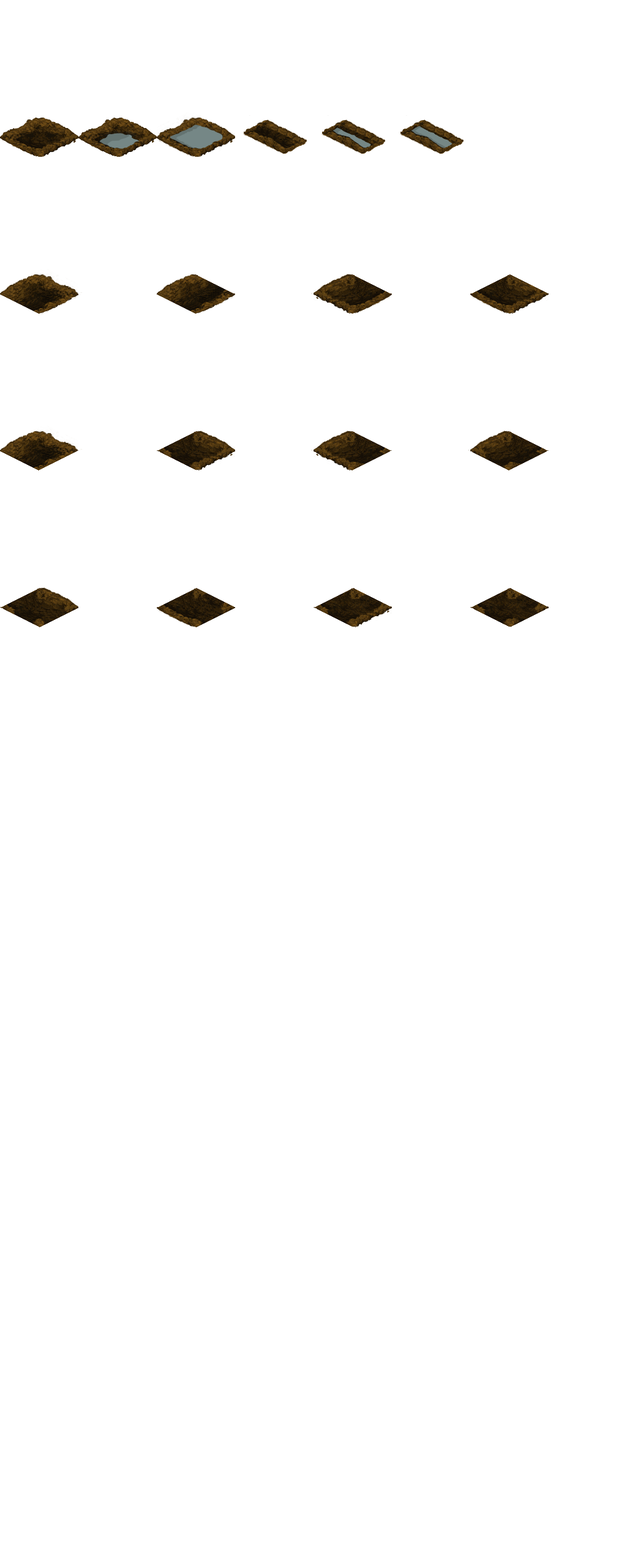
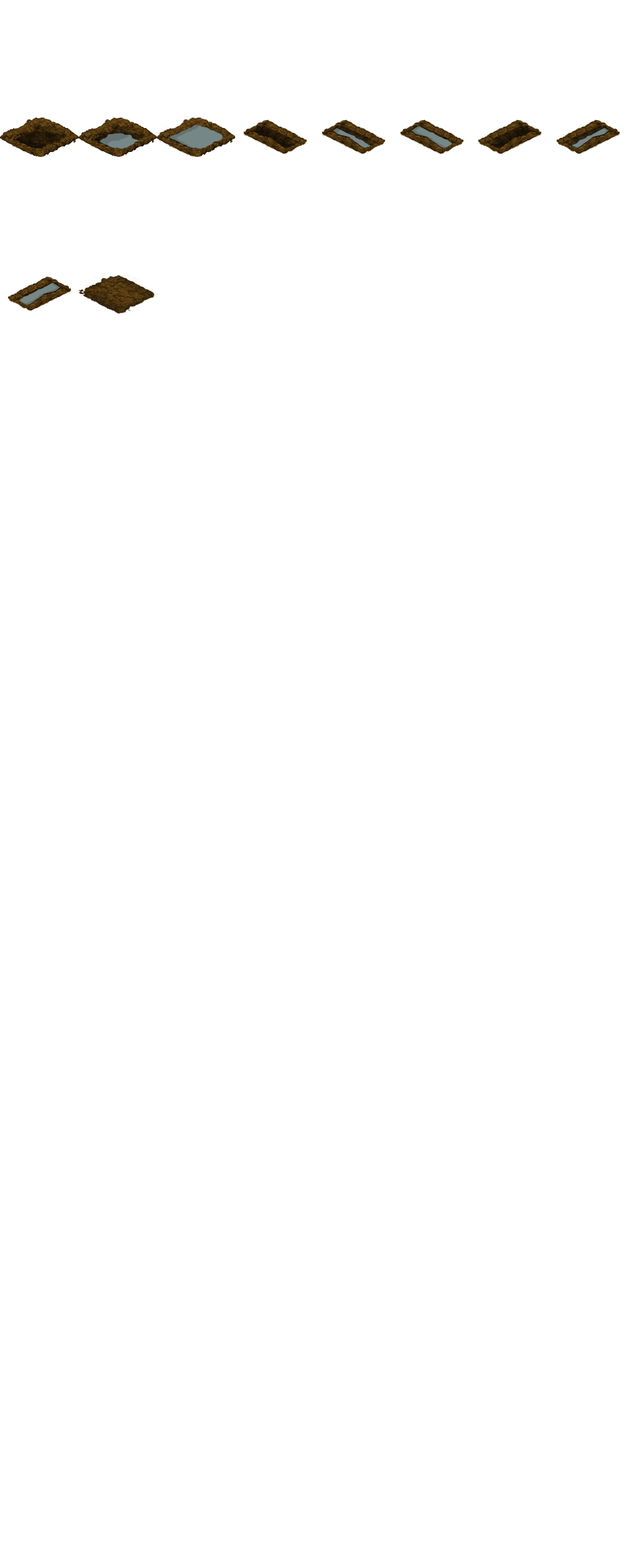
Two versions of the same layered image (627x1568). Layer-by-layer changes:
added group "dicth_fill_dirt" with 2 layers above "dicth_waterway_sn_full" over [78, 270, 159, 315]
added layer "dirt" in group "dicth_fill_dirt" over [78, 270, 159, 315]
added group "dicth_waterway_sn_full" with 7 layers above "dicth_waterway_sn_half" over [1, 268, 84, 314]
showed "water" (1st of 9, in "dicth_waterway_sn_full"), moved it into group "dicth_waterway_sn_full", painted on it over [13, 281, 543, 628]
moved "ditch_empty" (1st of 15, in "dicth_waterway_sn_full") into group "dicth_waterway_sn_full", painted on it, masked it over [7, 276, 549, 628]
hid "ditch_empty" (2nd of 15, in "dicth_waterway_sn_full"), moved it into group "dicth_waterway_sn_full", painted on it over [1, 268, 392, 628]
showed "water" (2nd of 9, in "dicth_waterway_sn_half"), moved it into group "dicth_waterway_sn_half", painted on it over [320, 124, 613, 628]
moved "ditch_empty" (3rd of 15, in "dicth_waterway_sn_half") into group "dicth_waterway_sn_half", painted on it, masked it over [156, 120, 622, 628]
hid "ditch_empty" (4th of 15, in "dicth_waterway_sn_half"), moved it into group "dicth_waterway_sn_half", painted on it over [0, 115, 622, 628]
moved "ditch_empty" (5th of 15, in "dicth_waterway_sn_empty") into group "dicth_waterway_sn_empty", painted on it, masked it over [467, 120, 549, 471]
hid "ditch_empty" (6th of 15, in "dicth_waterway_sn_empty"), moved it into group "dicth_waterway_sn_empty", painted on it over [311, 115, 549, 471]
removed group "dicth_hub_se_empty" (2 layers) over [0, 425, 83, 471]
removed layer "ditch_empty" (8th of 24, in "dicth_hub_se_empty") from group "dicth_hub_se_empty" over [0, 425, 83, 471]
removed group "dicth_n_end_empty" (2 layers) over [0, 268, 83, 315]
removed layer "ditch_empty" (12th of 24, in "dicth_n_end_empty") from group "dicth_n_end_empty" over [0, 268, 83, 315]
…and 22 more changes (7 added, 1 painted, 14 removed)
